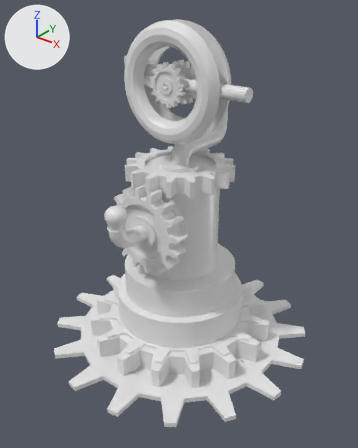
The FBX model Assets/FPS/Student3D/NB_Turret_Complex_Model.fbx: old version first, new version second.
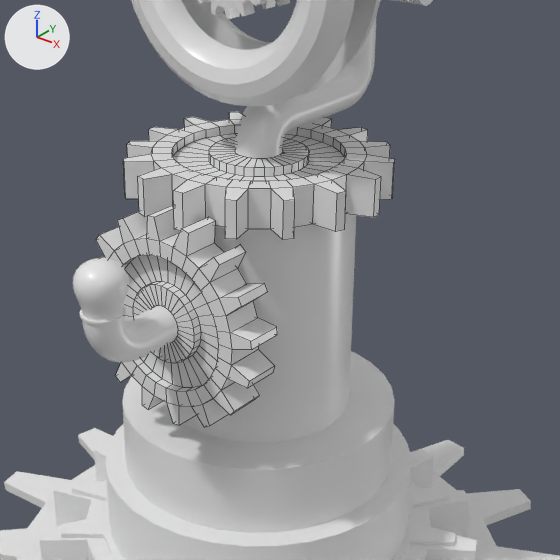
The first picture shows the older version from a 50 mm lens placed at (6.76, -8.49, 8.89), pointed at (0.16, -0.24, 3.77). The close-ups show both versions on the part from 21% to 85% of the width and 22% to 73% of the height of that picture. Arrows for +X, +Y and +Z are at upper left; the lights stay in place. The close-ups show mesh edges as thin lines. Where no turn or scale is listed for an object, it has been applied to the vertices.

Names of what the first close-up shows: 'Gear_Horizontal', 'Gear_Vertical', 'Turret Arm', 'Turret Body', 'Turret Head'.
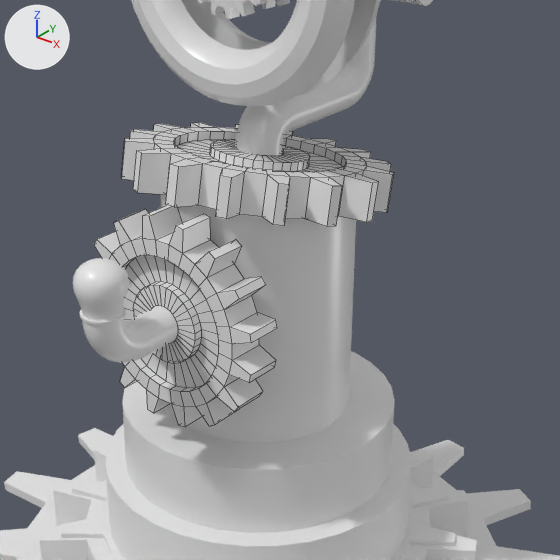
Where the change shows, as pixel boxes (x1, y1, x2, y2) in the close-ups (560 x 560 px):
'Gear_Horizontal', turned: before (123, 112, 395, 240); after (121, 122, 394, 227)
'Gear_Vertical', turned: before (96, 205, 277, 427); after (94, 205, 277, 426)

What changed in the scene script:
```text
Change ob_gear_horizontal:
    ob_gear_horizontal.rotation_euler: (0.0, 0.0, 1.564) -> (0.0, 0.175, 1.514)  # degrees (0, 0, 90) -> degrees (0, 10, 87)
Change ob_gear_vertical:
    ob_gear_vertical.rotation_euler: (0.0, -1.387, 0.0) -> (0.0, 1.689, 0.0)  # degrees (0, -79, 0) -> degrees (0, 97, 0)
```
